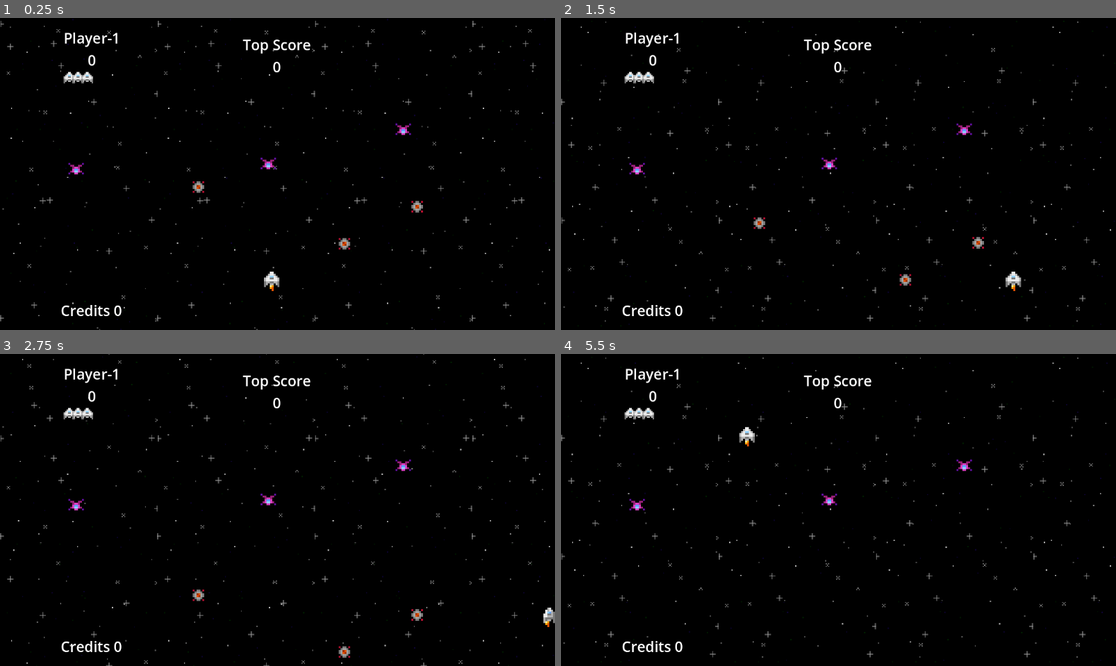
Above: before the commit, frames 1-4 (two rows, left to right).
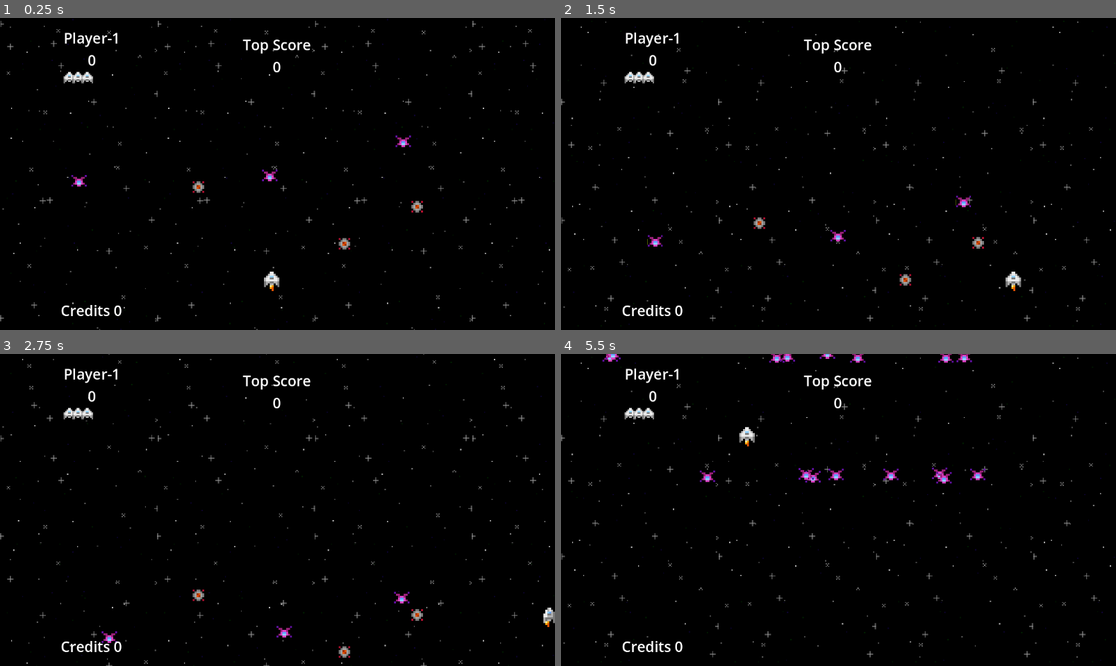
Above: after the commit, the same moments.

Repository: Corporate-Pigs/pixel-shooter-godot
Game: Godot game, scene res://screens/level_screen.tscn
The game is run twice, just before and just after one commit, with the same random seed, the same clock (stepped at 60 frames per second) and the same inputs.
Inputs:
- Up to frame 1 (0.25 s): no input
- Up to frame 2 (1.5 s): tap Enter (start) at 0.5, 0.6 s; hold D (right) 0.53-1.28 s; hold P (back) from 1.28 s (still down); tap O (action) at 1.35 s
- Up to frame 3 (2.75 s): tap Enter (start) at 1.55, 2.3 s; release P (back) at 2.03 s; hold D (right) from 2.03 s (still down); tap C (insert-coin) at 2.1 s
- Up to frame 4 (5.5 s): release D (right) at 2.78 s; hold W (up) 2.78-3.53 s; tap Enter (start) at 2.85, 3.6, 4.55, 5.3 s; hold A (left) 3.53-5.03 s; tap O (action) at 4.35 s; hold P (back) from 5.03 s (still down); tap C (insert-coin) at 5.1 s

The runs differ from the first frame. In frame 1, 0.4% of the frame differs, in the area x 12-75%, y 33-55%; in frame 2, 0.4%; in frame 3, 0.4%; in frame 4, 0.9%, in the area x 7-77%, y 0-51%.
Error before the commit: Attempt to call function 'add_child' in base 'null instance' on a null instance. (res://objects/enemy_prefab.gd:42)
Error after the commit: Attempt to call function 'add_child' in base 'null instance' on a null instance. (res://objects/enemy_prefab.gd:45)

Commit message:
Add enemy spawn and movement

Diff:
--- /dev/null
+++ b/controller/enemy_controller.gd
@@ -0,0 +1,27 @@
+extends Node2D
+
+@onready var wave_spawner_timer: Timer = $WaveSpawnerTimer
+
+@export var enemy_layer_node: Node2D
+@export var enemy_prefab: PackedScene
+@export var spawns_per_wave: int = 10
+
+func _spawn_wave() -> void:
+	for _i in spawns_per_wave:
+		var position = _get_spawn_position()
+		_spawn_enemy(position)
+		print("spawn enemy " + str(position))
+
+func _get_spawn_position() -> Vector2:
+	var x = randi() % 850
+	var y = -50 + randi() % 10
+	return Vector2(x, y)
+
+func _spawn_enemy(position: Vector2) -> void:
+	var enemy = enemy_prefab.instantiate()
+	enemy.global_position = position
+	enemy_layer_node.add_child(enemy)
+
+func _on_wave_spawner_timer_timeout() -> void:
+	_spawn_wave()
+	print("spawn wave")
--- /dev/null
+++ b/controller/enemy_controller.tscn
@@ -0,0 +1,12 @@
+[gd_scene load_steps=2 format=3 uid="uid://d1uy5qr67vyhn"]
+
+[ext_resource type="Script" path="res://controller/enemy_controller.gd" id="1_ep5at"]
+
+[node name="EnemyController" type="Node2D"]
+script = ExtResource("1_ep5at")
+
+[node name="WaveSpawnerTimer" type="Timer" parent="."]
+wait_time = 2.5
+autostart = true
+
+[connection signal="timeout" from="WaveSpawnerTimer" to="." method="_on_wave_spawner_timer_timeout"]
--- a/objects/enemy_prefab.gd
+++ b/objects/enemy_prefab.gd
@@ -12,12 +12,15 @@
 @export var points: int = 1000
 @export var shots_per_second: int = 1
 @export var projectile_prefab: PackedScene
+@export var power_up_spawn_rate: float = 0.5
 
 var _time_since_shot: float = 0
 var _time_per_shot: float = 1
 
 const k_explosion_animation_name = "explosion"
-var shooting_speed: Vector2 = Vector2(0, 100)
+var _projectile_speed: int = 300
+var _shooting_direction: Vector2 = Vector2(0, 1)
+var _move_speed: Vector2 = Vector2(0, 0)
 
 func _check_for_collisions(collision: KinematicCollision2D) -> void:
 	if collision == null:
@@ -36,10 +39,11 @@
 func _shoot() -> void:
 	var projectiles_layer_node = Constants.get_projectiles_layer()
 	var projectile: Projectile = projectile_prefab.instantiate() as Projectile
-	projectile.initialize(12, 0, Vector2(0, 500), 1)
+	projectile.initialize(12, 0, _projectile_speed * _shooting_direction, 1)
 	var shoot_position = shot_node_2d.global_position
 	projectile.global_position = shoot_position
 	projectiles_layer_node.add_child(projectile)
+	_shooting_direction = Vector2(randf(), randf()).normalized()
 
 func _explode() -> void:
 	ship_sprite.visible = false
@@ -49,16 +53,17 @@
 func _ready() -> void:
 	ship_sprite.visible = true
 	explosion_sprite.visible = false
+	_move_speed = Vector2(randi() % 60 - 30, 100)
 	_time_per_shot = 1 / float(shots_per_second)
 
 func _process(delta: float) -> void:
 	_time_since_shot += delta
-	if hitpoints > 0 and _time_since_shot > _time_per_shot:
+	if hitpoints > 0 and _time_since_shot > _time_per_shot and not is_offscreen():
 		_shoot()
 		_time_since_shot = 0
 
 func _physics_process(delta: float) -> void:
-	pass
+	position += _move_speed * delta
 
 func _on_animation_player_animation_finished(anim_name: StringName) -> void:
 	if anim_name == k_explosion_animation_name:
@@ -72,3 +77,11 @@
 		return
 	ScoreSystem.add_current_score_for_player_number(projectile._player_number, points)
 	_explode()
+
+func despawn() -> void:
+	queue_free()
+
+func is_offscreen() -> bool:
+	var screen_size = get_viewport().get_visible_rect().size
+	var node_position = global_position
+	return node_position.x < 0 or node_position.x > screen_size.x or node_position.y < 0 or node_position.y > screen_size.y
--- a/objects/projectile_prefab.gd
+++ b/objects/projectile_prefab.gd
@@ -43,8 +43,8 @@
 	queue_free()
 
 func _on_body_entered(body: Node2D) -> void:
-	body.hit()
-	self.hit()
+	if body.hit():
+		self.hit()
 
 func _on_area_entered(area: Area2D) -> void:
 	area.hit(self)
--- a/objects/spaceship_prefab.gd
+++ b/objects/spaceship_prefab.gd
@@ -13,6 +13,7 @@
 @onready var flame_animation_player: AnimationPlayer = $AnimationPlayer
 @onready var explode_animation_player: AnimationPlayer = $Explosion/AnimationPlayer
 @onready var respawn_timer: Timer = $RespawnTimer
+@onready var invulnerable_timer: Timer = $InvulnerableTimer
 
 @onready var shot_nodes = [
 	shot_node_2d_0,
@@ -37,6 +38,7 @@
 var _level: int = 0
 var _max_level: int = 2
 var is_destroyed: bool = false
+var is_invulnerable: bool = false
 
 const _k_flame_animation_name: String = "flame"
 const _k_explosion_animation_name = "explosion"
@@ -112,12 +114,11 @@
 		return
 
 func _explode() -> void:
-	if is_destroyed:
-		return
 	explode_animation_player.play(_k_explosion_animation_name)
 	sprites_node_2d.visible = false
 	explosion_nodes.visible = true
 	is_destroyed = true
+	_level = 0
 
 func _respawn() -> void:
 	flame_animation_player.play(_k_flame_animation_name)
@@ -126,8 +127,20 @@
 	explosion_nodes.visible = false
 	is_destroyed = false
 
-func hit() -> void:
+func _set_invulnerable() -> void:
+	is_invulnerable = true
+	modulate.a = 0.5
+	invulnerable_timer.start()
+
+func _set_vulnerable() -> void:
+	is_invulnerable = false
+	modulate.a = 1
+
+func hit() -> bool:
+	if is_destroyed or is_invulnerable:
+		return false
 	_explode()
+	return true
 
 func respawn(delay_seconds: int) -> void:
 	respawn_timer.start(delay_seconds)
@@ -139,3 +152,7 @@
 
 func _on_respawn_timer_timeout() -> void:
 	_respawn()
+	_set_invulnerable()
+
+func _on_invulnerable_timer_timeout() -> void:
+	_set_vulnerable()
--- a/objects/spaceship_prefab.tscn
+++ b/objects/spaceship_prefab.tscn
@@ -151,5 +151,10 @@
 [node name="RespawnTimer" type="Timer" parent="."]
 one_shot = true
 
+[node name="InvulnerableTimer" type="Timer" parent="."]
+wait_time = 3.0
+one_shot = true
+
 [connection signal="animation_finished" from="Explosion/AnimationPlayer" to="." method="_on_animation_player_animation_finished"]
 [connection signal="timeout" from="RespawnTimer" to="." method="_on_respawn_timer_timeout"]
+[connection signal="timeout" from="InvulnerableTimer" to="." method="_on_invulnerable_timer_timeout"]
--- a/screens/level_screen.gd
+++ b/screens/level_screen.gd
@@ -18,7 +18,8 @@
 func _on_despawners_body_entered(body: Node2D) -> void:
 	if body is Projectile:
 		body.hit()
-	body.queue_free()
+	elif body is Enemy:
+		body.despawn()
 
 func _on_spaceship_exploded(player_number: int) -> void:
 	var player_index = player_number - 1
--- a/screens/level_screen.tscn
+++ b/screens/level_screen.tscn
@@ -9,6 +9,7 @@
 [ext_resource type="PackedScene" uid="uid://bm7readwc7n88" path="res://screens/hud/player_info_hud.tscn" id="5_i20q8"]
 [ext_resource type="PackedScene" uid="uid://bbqnjlcidwxbi" path="res://screens/hud/top_score_hud.tscn" id="6_cgu58"]
 [ext_resource type="PackedScene" uid="uid://uudrlv4o4qs0" path="res://screens/hud/credits_hud.tscn" id="7_h5hyj"]
+[ext_resource type="PackedScene" uid="uid://d1uy5qr67vyhn" path="res://controller/enemy_controller.tscn" id="10_jb3m6"]
 
 [sub_resource type="RectangleShape2D" id="RectangleShape2D_d3wyt"]
 size = Vector2(1332, 20)
@@ -53,9 +54,6 @@
 
 [node name="Player1Spaceship" parent="." instance=ExtResource("1_630bx")]
 position = Vector2(564, 543)
-player_number = 1
-selected_character = 0
-speed = 500
 shots_per_second = 10
 projectile_prefab = ExtResource("2_fsjpv")
 
@@ -136,6 +134,8 @@
 player_number = 2
 
 [node name="Despawners" type="Area2D" parent="."]
+position = Vector2(-500, -350)
+scale = Vector2(2, 2)
 collision_layer = 64
 collision_mask = 172
 
@@ -176,5 +176,10 @@
 position = Vector2(1162, 324)
 shape = SubResource("RectangleShape2D_2qwgx")
 
+[node name="EnemyController" parent="." node_paths=PackedStringArray("enemy_layer_node") instance=ExtResource("10_jb3m6")]
+enemy_layer_node = NodePath("../EnemyLayer")
+enemy_prefab = ExtResource("3_26dsb")
+spawns_per_wave = 8
+
 [connection signal="exploded" from="Player1Spaceship" to="." method="_on_spaceship_exploded"]
 [connection signal="body_entered" from="Despawners" to="." method="_on_despawners_body_entered"]
Not shown: 1 places in screens/level_screen.tscn that only renumber resources
